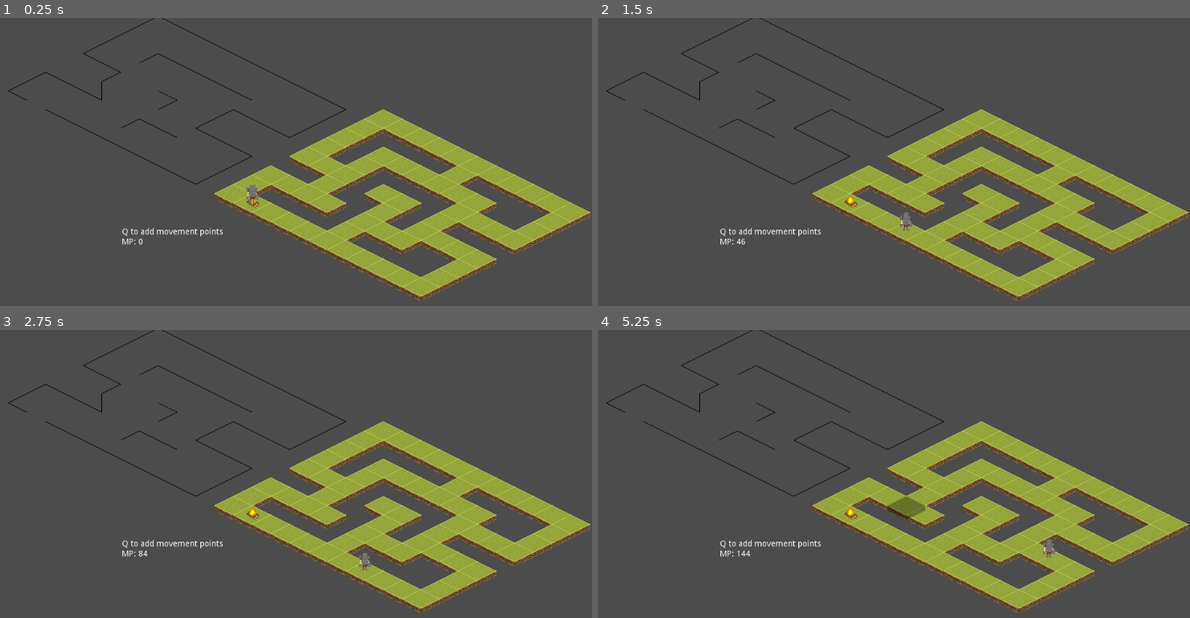
Above: before the commit, frames 1-4 (two rows, left to right).
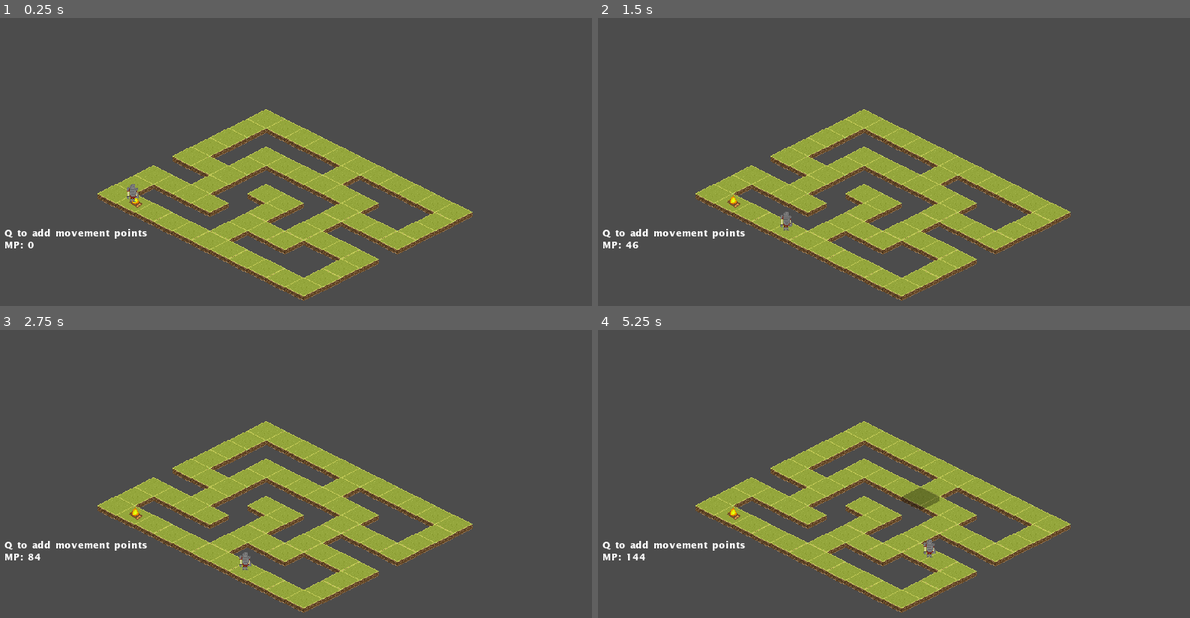
Above: after the commit, the same moments.

Repository: Patriks-Blauzda/Board-Game
Game: Godot game, scene res://Main.tscn
Two runs of this game, one before a commit and one after it. Both use one fixed random seed, a clock stepped at 60 frames per second and the inputs below.
Inputs (mouse positions are in pixels of both pictures, inside the frame that each line leads up to):
- Up to frame 1 (0.25 s): no input
- Up to frame 2 (1.5 s): tap Enter at 0.5 s; move the mouse to (1024, 176) at 0.52 s; hold D (right) 0.53-1.28 s; hold Q 0.53-1.28 s; click (1024, 176) at 0.67 s; move the mouse to (769, 210) at 1.27 s; hold Down (down) from 1.28 s (still down); tap Q at 1.35 s
- Up to frame 3 (2.75 s): move the mouse to (349, 427) at 2.02 s; release Down (down) at 2.03 s; hold D (right) from 2.03 s (still down); hold Q from 2.03 s (still down)
- Up to frame 4 (5.25 s): move the mouse to (858, 574) at 2.77 s; release D (right) at 2.78 s; release Q at 2.78 s; hold Up (up) 2.78-3.53 s; tap Q at 2.85, 4.35 s; click (858, 574) at 2.92 s; move the mouse to (1071, 557) at 3.52 s; hold Q 3.53-4.28 s; hold A (left) 3.53-5.03 s; move the mouse to (710, 453) at 4.27 s; move the mouse to (917, 505) at 5.02 s; hold Down (down) from 5.03 s (still down); hold Q from 5.03 s (still down); click (917, 505) at 5.17 s

The runs differ from the first frame. In frame 1, 25% of the frame differs, in the area x 0-100%, y 0-99%; in frame 2, 25%; in frame 3, 25%; in frame 4, 25%.

Commit message:
added font, removed linemap, empty enemy scene

Diff:
--- /dev/null
+++ b/Dungeon Board/Enemy.gd
@@ -0,0 +1,3 @@
+extends Sprite
+
+onready var tilemap = get_owner().get_node("TileMap")
--- /dev/null
+++ b/Dungeon Board/Enemy.tscn
@@ -0,0 +1,6 @@
+[gd_scene load_steps=2 format=2]
+
+[ext_resource path="res://Enemy.gd" type="Script" id=1]
+
+[node name="Enemy" type="Sprite"]
+script = ExtResource( 1 )
--- a/Dungeon Board/Main.tscn
+++ b/Dungeon Board/Main.tscn
@@ -1,6 +1,8 @@
-[gd_scene load_steps=5 format=2]
+[gd_scene load_steps=7 format=2]
 
 [ext_resource path="res://Player.tscn" type="PackedScene" id=1]
+[ext_resource path="res://Enemy.tscn" type="PackedScene" id=2]
+[ext_resource path="res://maintheme.tres" type="Theme" id=3]
 [ext_resource path="res://TileMap.gd" type="Script" id=5]
 [ext_resource path="res://TileSet.png" type="Texture" id=6]
 
@@ -88,9 +90,12 @@
 script = ExtResource( 5 )
 
 [node name="Player" parent="." instance=ExtResource( 1 )]
+hframes = 4
+region_rect = Rect2( 15, 92, 153, 31 )
 
 [node name="Camera2D" type="Camera2D" parent="."]
 position = Vector2( 68, -1 )
+offset = Vector2( 200, 0 )
 current = true
 
 [node name="Label" type="Label" parent="."]
@@ -98,3 +103,7 @@
 margin_top = 59.0
 margin_right = 44.0
 margin_bottom = 152.0
+theme = ExtResource( 3 )
+text = "abcde"
+
+[node name="Enemy" parent="." instance=ExtResource( 2 )]
--- a/Dungeon Board/Player.gd
+++ b/Dungeon Board/Player.gd
@@ -14,6 +14,7 @@
 
 func _ready():
 	position = tilemap.map_to_world(tilemap.path[tile_index])
+	OS.center_window()
 
 
 # Updates the player's target position
@@ -61,7 +62,7 @@
 	# As long as the player has moved, takes away one movement point
 	if tile_index != previous_index:
 		movement_points -= 1
-		print(tile_index)
+
 
 
 # Rolls 6 sided die specified amount of times, returns sum
--- a/Dungeon Board/TileMap.gd
+++ b/Dungeon Board/TileMap.gd
@@ -49,14 +49,3 @@
 
 func _ready():
 	_get_path()
-	print(path)
-
-
-# Draws path with a line (for debugging)
-func _draw():
-	var color = Color(0, 0, 0, 1)
-	var offset = Vector2(-11, 1)
-
-	for i in range(path.size()):
-		if i < path.size() - 1 && path[i].distance_to(path[i + 1]) <= 2:
-			draw_line(map_to_world(path[i] + offset), map_to_world(path[i+1] + offset), color)
--- /dev/null
+++ b/Dungeon Board/maintheme.tres
@@ -0,0 +1,13 @@
+[gd_resource type="Theme" load_steps=3 format=2]
+
+[ext_resource path="res://LucidaSans-Bold.otf" type="DynamicFontData" id=1]
+
+[sub_resource type="DynamicFont" id=2]
+extra_spacing_top = 1
+extra_spacing_bottom = 1
+extra_spacing_char = 1
+extra_spacing_space = 1
+font_data = ExtResource( 1 )
+
+[resource]
+default_font = SubResource( 2 )
--- a/Dungeon Board/project.godot
+++ b/Dungeon Board/project.godot
@@ -17,6 +17,12 @@
 [autoload]
 
 Global="*res://global.gd"
+
+[display]
+
+window/size/resizable=false
+window/stretch/mode="2d"
+window/stretch/aspect="keep"
 
 [gui]
 
@@ -55,4 +61,5 @@
 
 [rendering]
 
+2d/snapping/use_gpu_pixel_snap=true
 environment/default_environment="res://default_env.tres"
Binary file added: Dungeon Board/LucidaSans-Bold.otf
